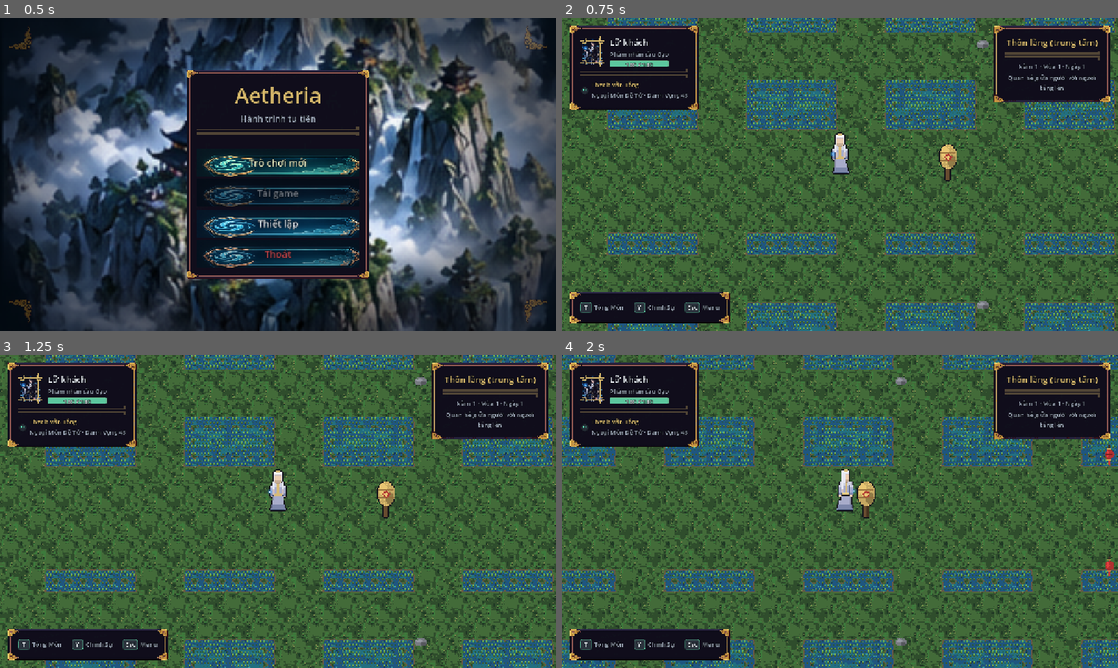
Above: before the commit, frames 1-4 (two rows, left to right).
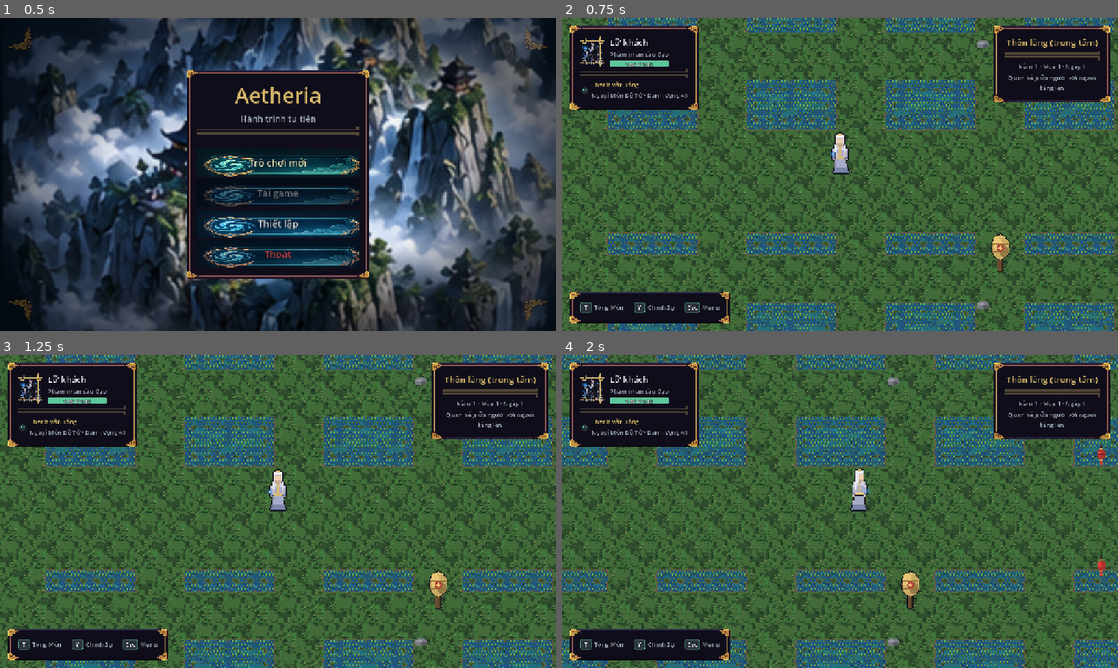
Above: after the commit, the same moments.

Repository: MinhNQ03/Game_2D_Tu_Tien
Game: Godot game, scene res://main.tscn
The game is run twice, just before and just after one commit, with the same random seed, the same clock (stepped at 60 frames per second) and the same inputs.
Inputs (mouse positions are in pixels of both pictures, inside the frame that each line leads up to):
- Up to frame 1 (0.5 s): no input
- Up to frame 2 (0.75 s): click "Trò chơi mới" at 0.5 s
- Up to frame 3 (1.25 s): no input
- Up to frame 4 (2 s): tap Enter at 1.25 s; move the mouse to (962, 495) at 1.27 s; hold D (move_right) from 1.28 s (still down); tap J (attack) at 1.35 s; click (962, 495) at 1.42 s

Frame 1 is identical in both runs. In frame 2, 0.5% of the frame differs, in the area x 67-81%, y 40-82%; in frame 3, 0.5%; in frame 4, 50%, in the area x 0-100%, y 0-100%.

Commit message:
fix(combat): two defects the Phase-09 review pass found (L-036)
Both were on a commit that was already green on all 10 gates AND on CI. A
green pipeline says the code runs; it says nothing about which layer a file is
in, or whether the player can walk out of spawn.

1. LAYER VIOLATION. CombatHurtboxRegistry shipped in src/domain/combat/ with
   its entire public API typed on HurtboxComponent — a Node. That is a
   domain -> gameplay dependency, which 03-architecture.md forbids outright.
   It passed everything because GDScript resolves class_name globally: there
   is no import statement to look wrong, so the violation is invisible unless
   you read the type names against the folder the file sits in. Moved to
   src/gameplay/. The rules themselves (CombatService, AttackStateMachine,
   DamageRules) are genuinely domain — plain vectors, dictionaries and
   Resources, no node anywhere — which is exactly why they stay testable
   headless, so the distinction is worth keeping sharp.

2. A SOLID TARGET ON THE WALKING LINE. The hub's training dummy is a
   StaticBody2D the player's mask collides with, and it was at (620, 304):
   dead centre of the straight run from spawn_default (496, 304) to the field
   exit (944, 304). Leaving spawn walked you into it. Nothing caught it — the
   movement E2E takes one short step, the transition E2E places the player at
   the exit, and the capture shows the player standing still.

   The first fix, (620, 420), cleared the corridor and left the post standing
   in a flooded rice paddy: checked against the path and not against the
   floor. Final position (680, 408) is dry moss, 104px clear, derived by
   running the map's own is_paddy_cell() rule over the sprite's full 32x48
   footprint rather than just its feet.

   test_combat_targets_do_not_block_a_spawn_to_exit_path now asserts
   perpendicular clearance from every spawn->exit SEGMENT (an endpoint check
   passes for a prop parked exactly halfway, which is the case that hurts).
   Confirmed to FAIL at the original coordinates before being accepted.

Verified locally: 10 gates green, 537 tests passed, 0 leaks, and the hub
re-captured to confirm the post stands on dry ground off the corridor.

Diff:
--- a/src/domain/combat/combat_hurtbox_registry.gd
+++ b/src/gameplay/combat_hurtbox_registry.gd
@@ -1,10 +1,21 @@
 extends RefCounted
 class_name CombatHurtboxRegistry
-## CombatHurtboxRegistry — Aetheria domain (who can be hit right now, Phase 09).
+## CombatHurtboxRegistry — Aetheria GAMEPLAY (who can be hit right now, Phase 09).
 ##
 ## The session's answer to "what targets exist". An attacker asks this instead of asking the
 ## physics engine, which is what makes combat resolvable — and testable — without a physics
 ## frame (D-007; see the note in `collision_layers.gd` for why no sensor layers exist).
+##
+## IT LIVES IN `gameplay`, NOT `domain`, AND THAT PLACEMENT IS THE POINT. Its whole API is
+## typed on `HurtboxComponent`, which is a `Node`. A domain class referring to a node type is
+## an UPWARD dependency — `03-architecture.md` is explicit that dependencies point downward
+## only — and it shipped in `src/domain/combat/` for exactly as long as it took the review
+## pass to read the import list. The distinction is worth stating because it is the seam that
+## keeps the rest of combat clean: `CombatService`, `AttackStateMachine` and `DamageRules` are
+## genuinely domain (plain vectors, dictionaries and Resources, no node anywhere), and they
+## stay testable headless because of it. This class is the gameplay-side collection that feeds
+## them, so it is the right place for the node types to appear — and the wrong place for any
+## combat RULE to appear.
 ##
 ## It is the combat twin of `CharacterRegistry` (Phase 08): one collection that owns the
 ## answer to an existence question, so no other system has to keep a parallel list and the two
--- a/src/gameplay/maps/hub_map.tscn
+++ b/src/gameplay/maps/hub_map.tscn
@@ -112,7 +112,7 @@
 [node name="CombatTargets" type="Node2D" parent="."]
 
 [node name="TrainingDummy" parent="CombatTargets" instance=ExtResource("10_dummy")]
-position = Vector2(620, 304)
+position = Vector2(680, 408)
 
 [node name="PlayerHost" type="Node2D" parent="."]
 
--- a/src/gameplay/maps/map_base.gd
+++ b/src/gameplay/maps/map_base.gd
@@ -278,6 +278,13 @@
 ## silently stops matching when a scene is restructured — and a combat target that quietly
 ## stops being registered is a target the player can hit forever with no effect. An empty
 ## result is legitimate: a peaceful map is content, not a misconfiguration.
+##
+## A TARGET IS ALSO A SOLID BODY, so where it is placed is a traversal decision. The hub's
+## dummy was first dropped at (620, 304) — dead centre of the straight east-west line from
+## `spawn_default` (496, 304) to the field exit (944, 304) — so the player walked out of spawn
+## directly into it. No test saw it: the movement E2E takes a short step and the transition
+## E2E places the player at the exit, so nothing walks the corridor. Keep targets OFF the
+## spawn-to-exit lines (`test_map_scenes.gd` pins this).
 func get_combat_targets() -> Array[Node]:
 	var out: Array[Node] = []
 	var host := get_node_or_null("CombatTargets")
--- a/tests/gameplay/test_map_scenes.gd
+++ b/tests/gameplay/test_map_scenes.gd
@@ -21,6 +21,11 @@
 ## Base tile size (`06-art-assets.md`). Used to convert the scene's tile-coordinate
 ## `fill_rect` into world units so it can be compared with `MapData.bounds`.
 const TILE_PX := 16
+
+## Clearance a solid combat target must leave around a spawn→exit walking line, in pixels.
+## Two tiles: wide enough that a 32px-wide character walking the line does not clip the
+## target's 28px collision box, with a tile of margin so it does not merely *barely* pass.
+const MIN_PATH_CLEARANCE_PX := 32
 
 
 func _assert_map_structure(scene: PackedScene, data_path: String) -> void:
@@ -189,6 +194,64 @@
 				"%s decor '%s' texture is authored size %s" % [label, sprite.name, str(want)])
 	assert_true(sprites >= 1, "%s has at least one decorative prop sprite" % label)
 	map.free()
+
+
+## A combat target is a SOLID body, so a map must not park one on the line a player walks
+## from a spawn to an exit (Phase 09).
+##
+## The hub's training dummy first shipped at (620, 304) — dead centre of the straight
+## east-west run from `spawn_default` (496, 304) to the field exit (944, 304) — so leaving
+## spawn walked you straight into it. Nothing caught it: the movement E2E takes one short
+## step and the transition E2E places the player at the exit, so no test walks the corridor,
+## and the capture happens to show the player standing still. This makes the clearance
+## arithmetic instead of something to notice in a screenshot.
+##
+## It checks perpendicular distance to each spawn→exit SEGMENT, not just to the endpoints: a
+## target can be far from both ends and still sit in the middle of the path.
+func test_combat_targets_do_not_block_a_spawn_to_exit_path() -> void:
+	for entry in [[HubScene, "hub"], [FieldScene, "field"]]:
+		var scene: PackedScene = entry[0]
+		var label: String = String(entry[1])
+		var root := scene.instantiate()
+		add_to_tree(root)
+		var targets: Array[Node] = root.call("get_combat_targets")
+		var spawns := root.get_node_or_null("Spawns")
+		var exits := root.get_node_or_null("Exits")
+		if targets.is_empty() or spawns == null or exits == null:
+			free_node(root)
+			continue
+		for target_node in targets:
+			var target := target_node as Node2D
+			if target == null:
+				continue
+			for spawn in spawns.get_children():
+				var spawn_2d := spawn as Node2D
+				if spawn_2d == null:
+					continue
+				for exit_node in exits.get_children():
+					var exit_2d := exit_node as Node2D
+					if exit_2d == null:
+						continue
+					var distance := _distance_to_segment(
+						target.position, spawn_2d.position, exit_2d.position)
+					assert_true(distance >= MIN_PATH_CLEARANCE_PX,
+						("%s: target '%s' sits %.0fpx from the %s -> %s walking line "
+							+ "(minimum %dpx). A solid target on a spawn-to-exit line means "
+							+ "leaving spawn walks into it.") % [
+								label, target.name, distance, spawn_2d.name, exit_2d.name,
+								MIN_PATH_CLEARANCE_PX])
+		free_node(root)
+
+
+## Shortest distance from `point` to the segment `a`-`b`. A point-to-ENDPOINT check would pass
+## for a target parked exactly half-way along the path, which is the case that actually hurts.
+func _distance_to_segment(point: Vector2, a: Vector2, b: Vector2) -> float:
+	var span := b - a
+	var length_squared := span.length_squared()
+	if length_squared <= 0.0:
+		return point.distance_to(a)
+	var t: float = clampf((point - a).dot(span) / length_squared, 0.0, 1.0)
+	return point.distance_to(a + span * t)
 
 
 func test_hub_decor_contract() -> void:
Renamed: src/domain/combat/combat_hurtbox_registry.gd.uid -> src/gameplay/combat_hurtbox_registry.gd.uid
Not shown, changed: .kiro/steering/09-lessons-learned.md
Not shown, changed: docs/CHANGELOG.md
